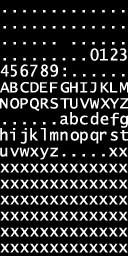
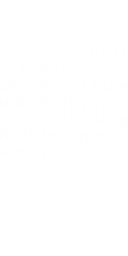
Layer changes from the first w=128, h=256 image to the second:
added layer "!" above "................................................0123456789:...." over (72, 32, 75, 45)
hid "Layer 1" over (0, 0, 128, 256)
